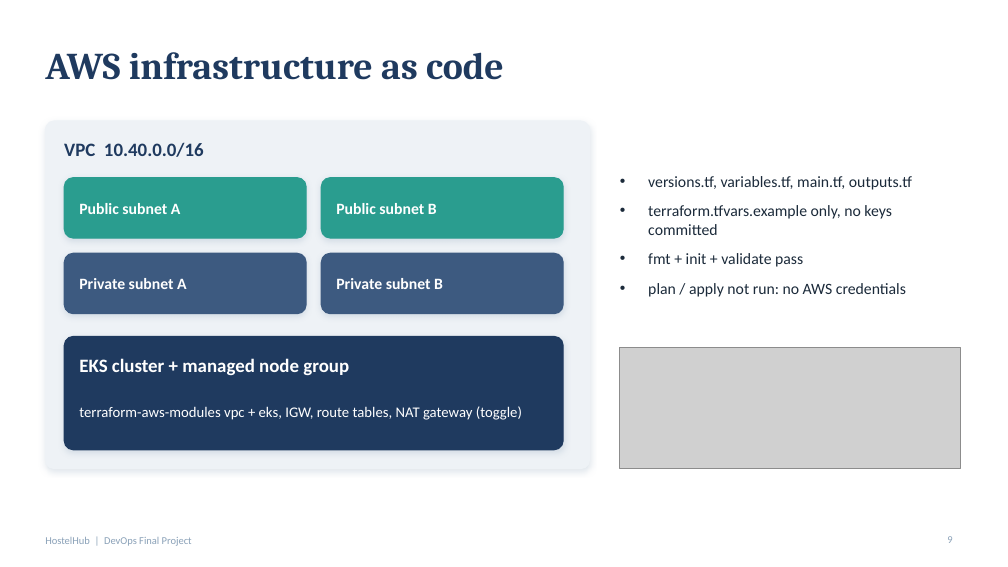
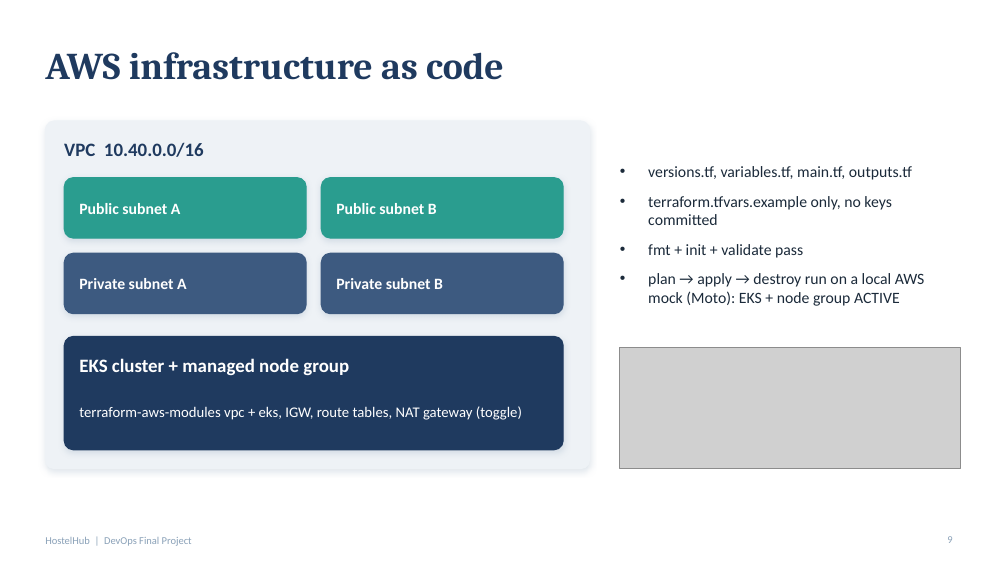
Before and after one commit to tarun250/hostel_management, a slide deck: slide 9 of DevOps_Final_Project.pptx. Drawn at 1008x567 pixels with LibreOffice and Linux fonts; fonts in the diff are those of the drawing; grey boxes stand for pictures. Boxes give left, top, right and bottom in pixels: in the first picture for what was removed or moved away, otherwise in the second. Text is boxed around its words. In the diff, an @@ line names an element or a change of style, - is before the commit and + after.

Commit message:
Update final project presentation

```diff
--- a/DevOps_Final_Project.pptx
+++ b/DevOps_Final_Project.pptx
@@ text at <box>648,273,925,306</box>: text changed @@
-• plan / apply not run: no AWS credentials
+• plan → apply → destroy run on a local AWS mock (Moto): EKS + node group ACTIVE
```
